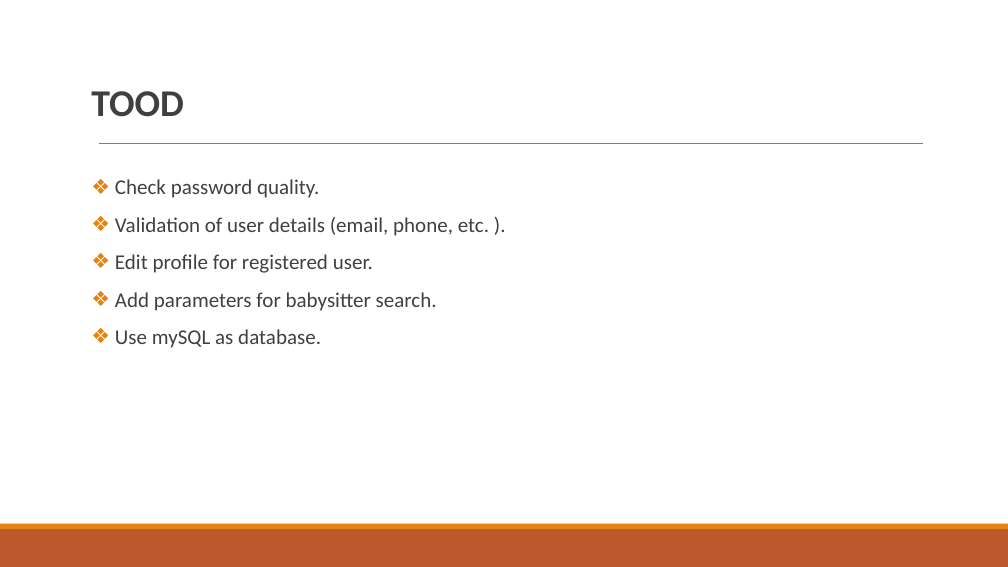
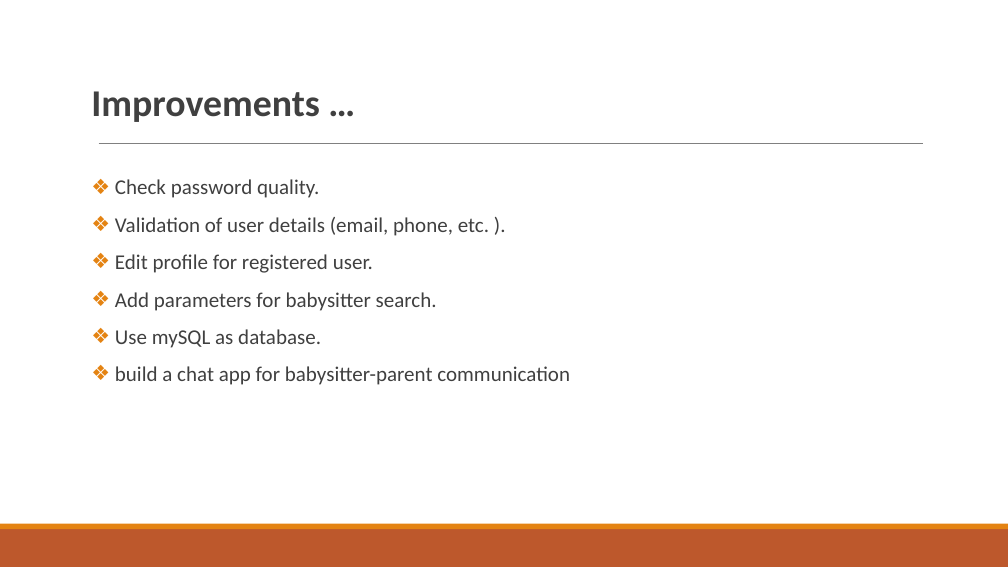
Before and after one commit to BioInfoData/sheCodesFinal, a slide deck: slide 9 of sheCodesFinal.pptx. Drawn at 1008x567 pixels with LibreOffice and Linux fonts; fonts in the diff are those of the drawing. Boxes give left, top, right and bottom in pixels: in the first picture for what was removed or moved away, otherwise in the second. Text is boxed around its words. In the diff, an @@ line names an element or a change of style, - is before the commit and + after.

```diff
--- a/sheCodesFinal.pptx
+++ b/sheCodesFinal.pptx
@@ text at (91, 91, 320, 122): text changed @@
-TOOD
+Improvements …
@@ text at (115, 366, 570, 385): paragraph added @@
+❖ build a chat app for babysitter-parent communication
```
Also in this commit, not shown: 2 other slides changed, 6 other files.
